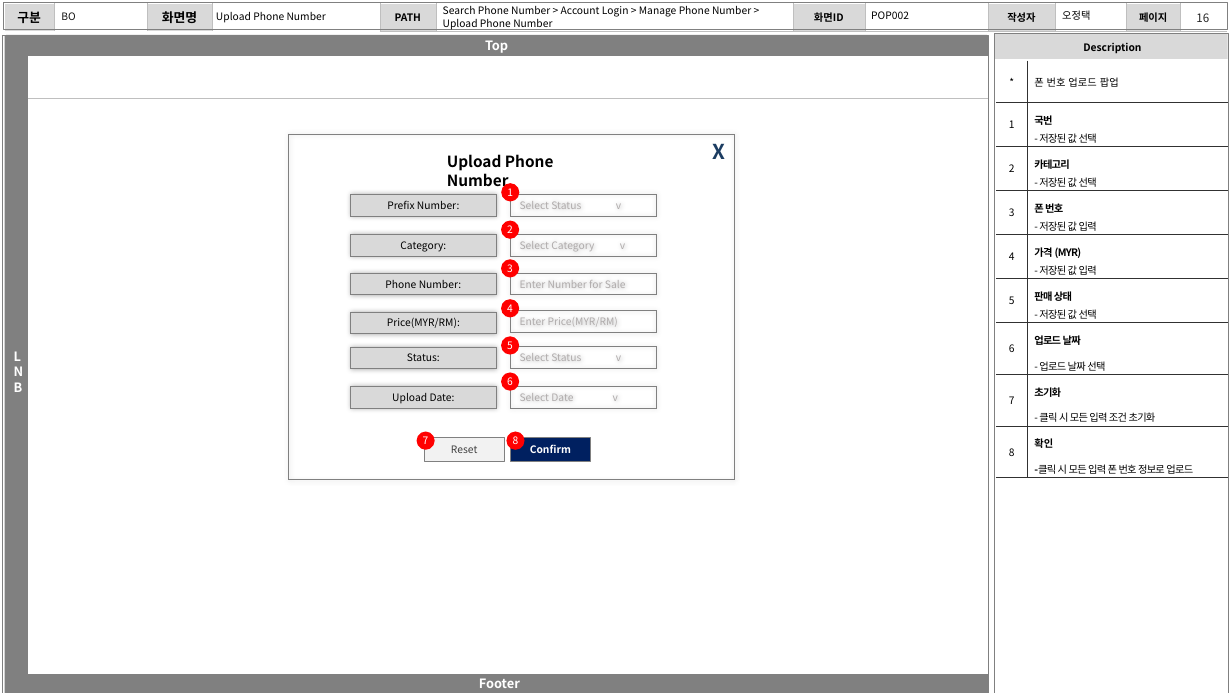
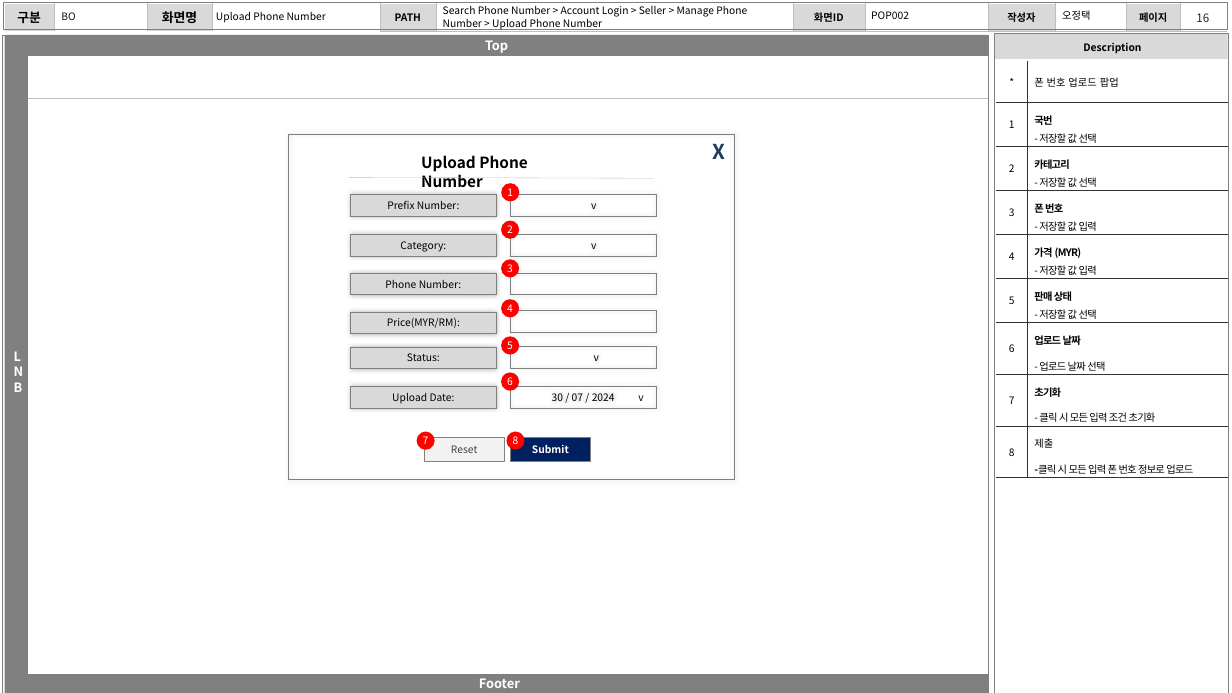
Before and after one commit to zhengze00/SpringBoot-MariaDB-master, a slide deck: slide 16 of Project File/[SK C&C] 인턴PT_오정택.pptx. Drawn at 1232x693 pixels with LibreOffice and Linux fonts; fonts in the diff are those of the drawing. Boxes give left, top, right and bottom in pixels: in the first picture for what was removed or moved away, otherwise in the second. Text is boxed around its words. In the diff, an @@ line names an element or a change of style, - is before the commit and + after.

```diff
--- a/Project File/[SK C&C] 인턴PT_오정택.pptx
+++ b/Project File/[SK C&C] 인턴PT_오정택.pptx
@@ text at [443, 6, 747, 30]: text changed @@
-Search Phone Number > Account Login > Manage Phone Number > Upload Phone Number
+Search Phone Number > Account Login > Seller > Manage Phone
+Number > Upload Phone Number
@@ table at [996, 61, 1227, 479] @@
-row 2, column 2: 국번 / - 저장된 값 선택
+row 2, column 2: 국번 / - 저장할 값 선택
-row 3, column 2: 카테고리 / - 저장된 값 선택
+row 3, column 2: 카테고리 / - 저장할 값 선택
-row 4, column 2: 폰 번호 / - 저장된 값 입력
+row 4, column 2: 폰 번호 / - 저장할 값 입력
-row 5, column 2: 가격 (MYR) / - 저장된 값 입력
+row 5, column 2: 가격 (MYR) / - 저장할 값 입력
-row 6, column 2: 판매 상태 / - 저장된 값 선택
+row 6, column 2: 판매 상태 / - 저장할 값 선택
-row 9, column 2: 확인 / -클릭 시 모든 입력 폰 번호 정보로 업로드
+row 9, column 2: 제출 / -클릭 시 모든 입력 폰 번호 정보로 업로드
@@ text "Upload Phone Number" rewrapped from [447, 154, 554, 191] to [421, 155, 528, 187] @@
@@ line added from (348, 177) to (654, 178), #BFBFBF 0.25 pt @@
@@ text in rectangle at [591, 203, 596, 209]: text changed; text colour #AFABAB to #000000 @@
-Select Status v
+v
@@ text in rectangle at [591, 243, 596, 249]: text changed; text colour #AFABAB to #000000 @@
-Select Category v
+v
@@ text in rectangle at [520, 280, 626, 288]: text removed @@
-Enter Number for Sale
@@ text in rectangle at [520, 317, 618, 326]: text removed @@
-Enter Price(MYR/RM)
@@ text in rectangle at [594, 355, 599, 361]: text changed; text colour #AFABAB to #000000 @@
-Select Status v
+v
@@ text in rectangle at [552, 393, 615, 401]: text changed; text colour #AFABAB to #000000 @@
-Select Date v
+30 / 07 / 2024
@@ text added at [638, 395, 643, 401], 8 pt, text #000000 @@
+v
@@ text in rectangle at [532, 444, 569, 453]: text changed @@
-Confirm
+Submit
```
Also in this commit, not shown: 14 other slides changed, 2 slides added, 3 other files.
